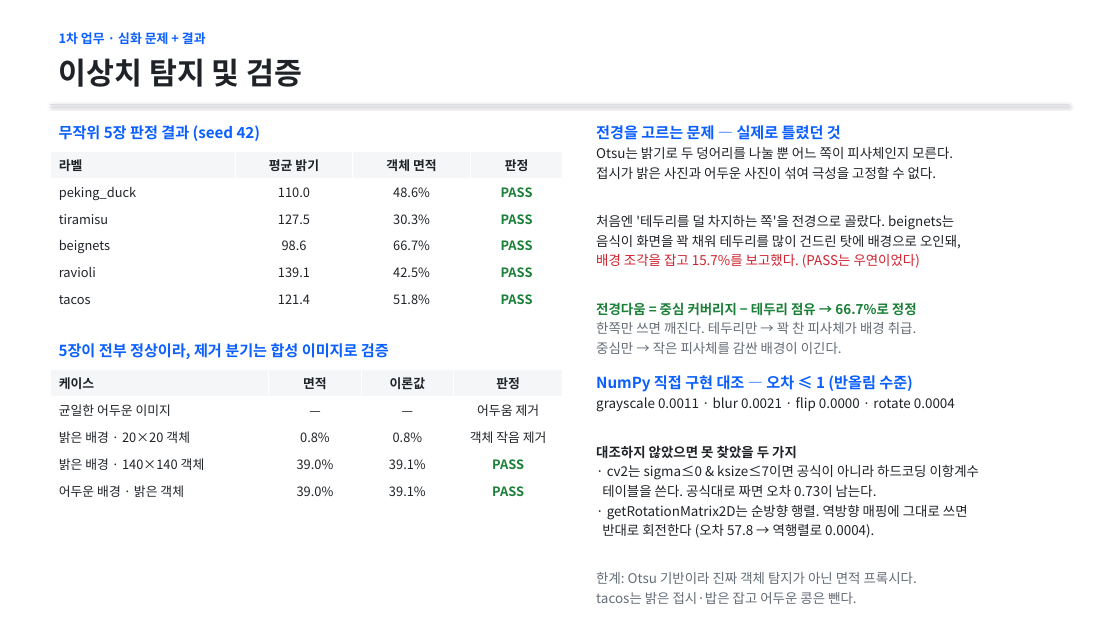
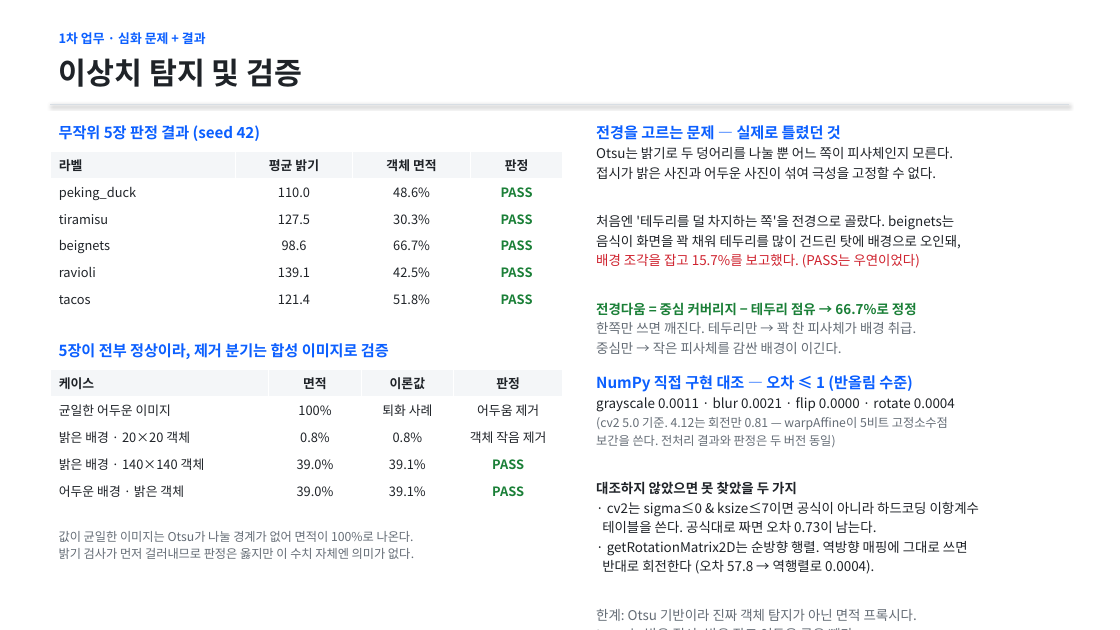
Before and after one commit to park-hyun-su/comento, a slide deck: slide 4 of week1/1차업무_결과보고_박현수.pptx. Drawn at 1120x630 pixels with LibreOffice and Linux fonts; fonts in the diff are those of the drawing. Boxes give left, top, right and bottom in pixels: in the first picture for what was removed or moved away, otherwise in the second. Text is boxed around its words. In the diff, an @@ line names an element or a change of style, - is before the commit and + after.

Commit message:
fix: 검증 수치의 버전 의존성 및 requirements 하한 정정
문서에 적은 수치 두 가지가 부정확했다.

1. requirements가 opencv-python>=5.0.0 / datasets>=5.0.0을 요구했다.
   개발 환경에 깔린 버전을 그대로 박은 것뿐이고, 코드가 쓰는 API는 4.x에도
   있는 오래된 것들이다. opencv-python 4.12.0에서 실제로 돌려 확인하고
   하한을 4.12로 낮췄다. python-pptx 누락도 추가.

2. 'NumPy 대조 오차 ≤ 1'은 cv2 5.0 한정이었다. 4.12에서는 회전만 평균
   0.8141 / 최대 6.0이 나온다. 4.x의 warpAffine이 이중선형 가중치를 5비트
   고정소수점(1/32)으로 양자화하기 때문이며, 최대 오차 6/255가 그 양자화
   폭과 맞는다. 전처리 결과와 이상치 판정은 두 버전이 동일하다.

3. 합성 검증 표에서 균일한 어두운 이미지의 면적을 '—'로 적었으나 실제로는
   100%가 나온다. Otsu가 나눌 경계가 없어 프레임 전체가 한 덩어리로 잡히는
   퇴화 사례다. 밝기 검사가 먼저 걸러 판정은 옳지만 수치엔 의미가 없다는
   설명을 README와 PPT에 명시.

```diff
--- a/week1/1차업무_결과보고_박현수.pptx
+++ b/week1/1차업무_결과보고_박현수.pptx
@@ table at [50,370,563,504] @@
-row 2, column 2: —
+row 2, column 2: 100%
-row 2, column 3: —
+row 2, column 3: 퇴화 사례
@@ text at [596,417,948,447]: paragraphs added @@
+(cv2 5.0 기준. 4.12는 회전만 0.81 — warpAffine이 5비트 고정소수점
+보간을 쓴다. 전처리 결과와 판정은 두 버전 동일)
@@ text added at [59,531,414,559], 10.5 pt, text #656D76 @@
+값이 균일한 이미지는 Otsu가 나눌 경계가 없어 면적이 100%로 나온다.
+밝기 검사가 먼저 걸러내므로 판정은 옳지만 이 수치 자체엔 의미가 없다.
```
Also in this commit, not shown: 3 other files.
